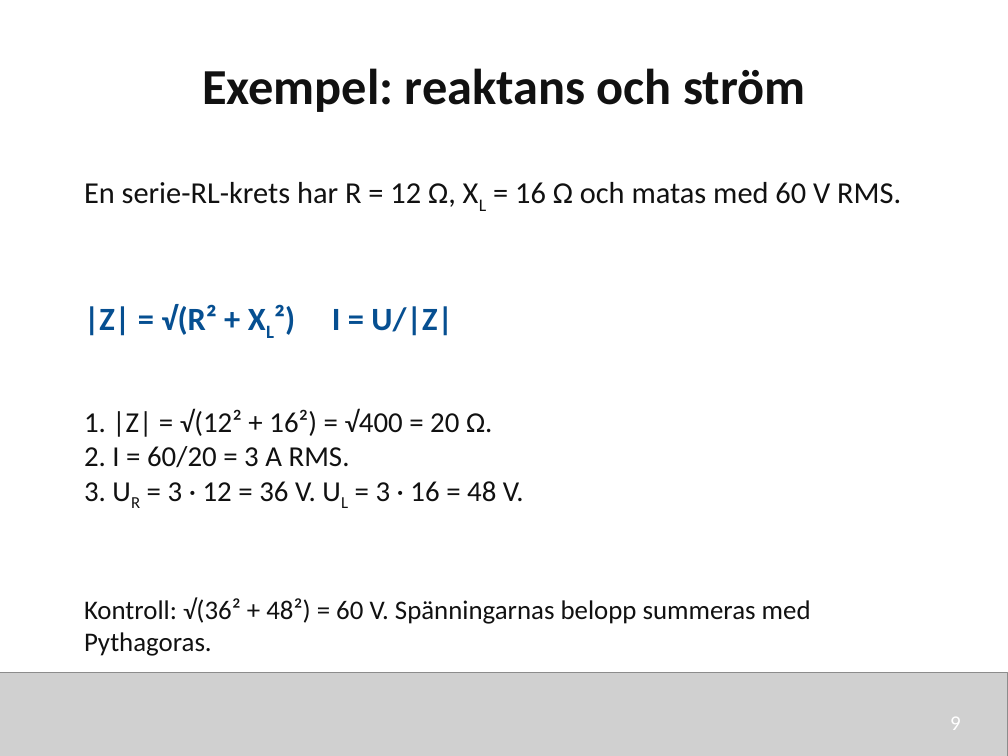
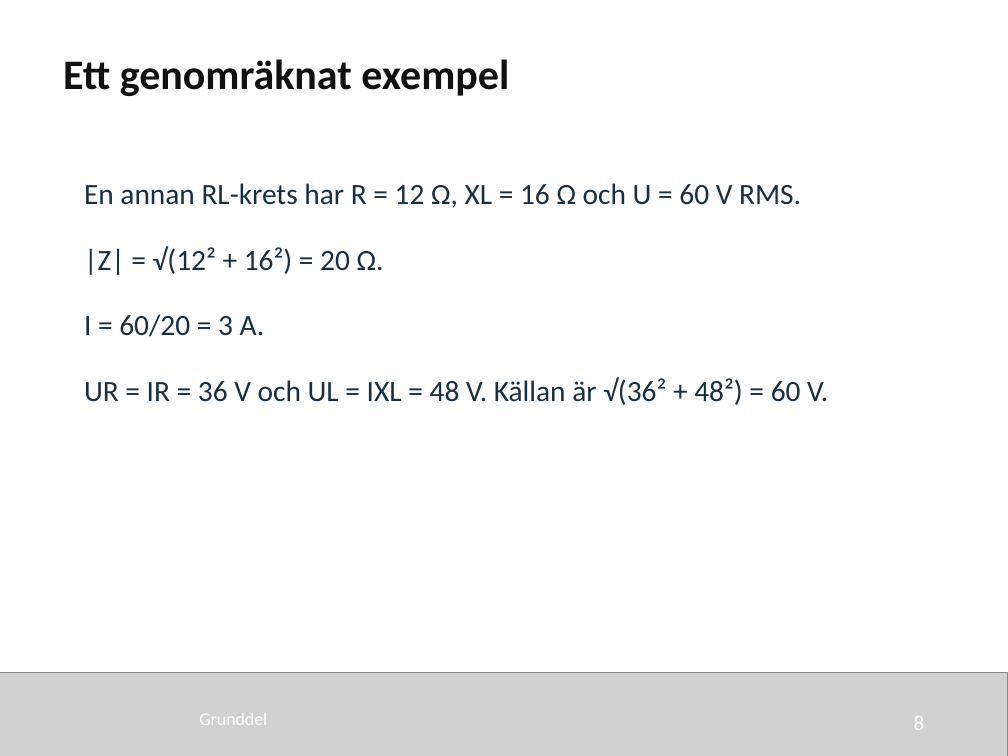
Before and after one commit to nj22az/nj22az.github.io, a slide deck: slide 8 of sjoskolan/vecka-40/aktuell/v40_02_Reaktans_och_impedans_elev.pptx (slide 9 before the commit). Drawn at 1008x756 pixels with LibreOffice and Linux fonts; fonts in the diff are those of the drawing; grey boxes stand for pictures. Boxes give left, top, right and bottom in pixels: in the first picture for what was removed or moved away, otherwise in the second. Text is boxed around its words. In the diff, an @@ line names an element or a change of style, - is before the commit and + after.

Commit message:
Gör vecka 40 AC begriplig från genomgång till guidad labb
Samordna grundexempel, tre kortfilmer och omarbetade PowerPoints.
Inför åtta guidade uppgifter, enklare protokoll och lärarstöd.
Skilj ut Station B, kontrollera båda mätarna och rätta uppgiftsåterställning.
Bevara tidigare presentationer och lägg till gränssnittstester.

```diff
--- a/sjoskolan/vecka-40/aktuell/v40_02_Reaktans_och_impedans_elev.pptx
+++ b/sjoskolan/vecka-40/aktuell/v40_02_Reaktans_och_impedans_elev.pptx
@@ text at bbox=[63, 59, 509, 96]: text changed; size 36 to 30 pt @@
-Exempel: reaktans och ström
+Ett genomräknat exempel
@@ text removed at bbox=[84, 182, 901, 207] @@
-En serie-RL-krets har R = 12 Ω, XL = 16 Ω och matas med 60 V RMS.
@@ text added at bbox=[84, 183, 828, 405], 21 pt, text #172F43 @@
+En annan RL-krets har R = 12 Ω, XL = 16 Ω och U = 60 V RMS.
+|Z| = √(12² + 16²) = 20 Ω.
+I = 60/20 = 3 A.
+UR = IR = 36 V och UL = IXL = 48 V. Källan är √(36² + 48²) = 60 V.
@@ text removed at bbox=[84, 304, 453, 336] @@
-|Z| = √(R² + XL²) I = U/|Z|
@@ text removed at bbox=[84, 408, 524, 502] @@
-1. |Z| = √(12² + 16²) = √400 = 20 Ω.
-2. I = 60/20 = 3 A RMS.
-3. UR = 3 · 12 = 36 V. UL = 3 · 16 = 48 V.
@@ text removed at bbox=[84, 597, 811, 656] @@
-Kontroll: √(36² + 48²) = 60 V. Spänningarnas belopp summeras med Pythagoras.
@@ text added at bbox=[199, 713, 267, 725], 12.8 pt, text #FFFFFF @@
+Grunddel
@@ text added at bbox=[914, 716, 925, 730], 15 pt, text #FFFFFF @@
+8
@@ text removed at bbox=[950, 717, 961, 730] @@
-9
```
Also in this commit, not shown: 4 other slides changed, 10 slides added, 30 slides removed, 44 other files.
